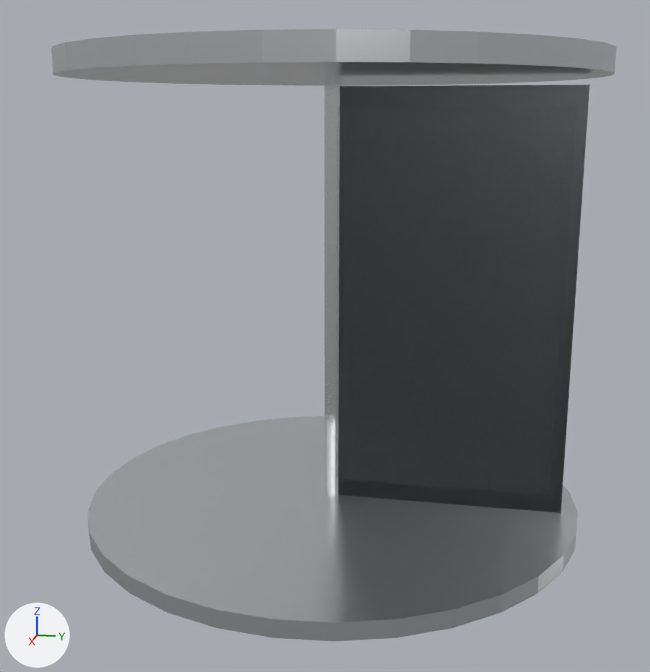
Renders of the glTF model public/models/authoring/door-revolving-2400.glb from each side of a commit.
Both versions are drawn from a 50 mm camera at (4.17, 0.8, 1.94) aimed at (0.05, -0.03, 0.91). Arrows for +X, +Y and +Z are at lower left; the lights stay in place. The first picture is the older version. Where no turn or scale is listed for an object, it has been applied to the vertices. Vertices at exactly the same position are counted once.

The first picture shows 'Axis', 'Canopy', 'Drum', 'WingD', 'WingDGlass'.
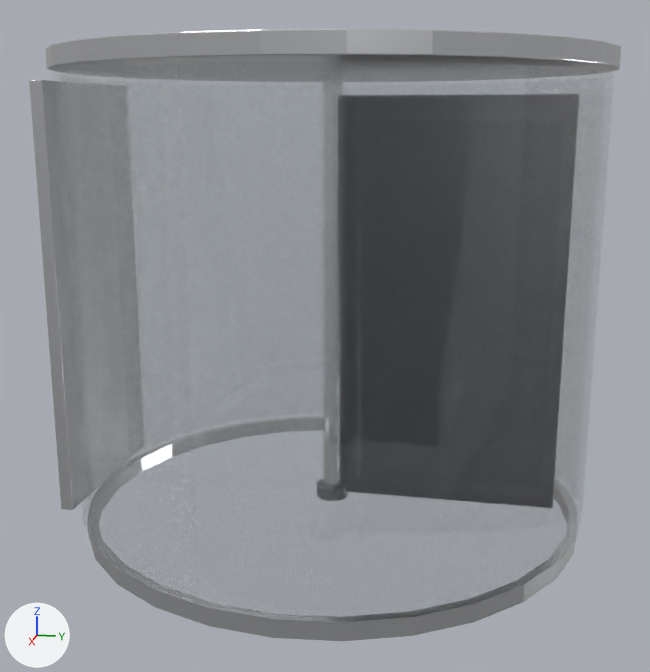
Scene script edits in JSON lines:
```json
{"block": "me_axis", "where": "# used by ob_axis; location = (0.0, 0.0, 0.0)"}
{"op": "remove", "block": "me_axis", "code": "me_axis.from_pydata(...)  # 24 vertices, 44 faces; spans x -0.04..0.04, y -0.04..0.04, z 0.08..2.12"}
{"op": "add", "block": "me_axis", "code": "me_axis.from_pydata(...)  # 28 vertices, 52 faces; spans x -0.04..0.04, y -0.05..0.05, z 0.09..2.11"}
{"block": "me_axis", "change": "me_axis part 1: the whole mesh is rebuilt"}
{"block": "me_canopy", "where": "# used by ob_canopy; location = (0.0, 0.0, 0.0)"}
{"op": "remove", "block": "me_canopy", "code": "me_canopy.from_pydata(...)  # 64 vertices, 124 faces; spans x -1.22..1.22, y -1.22..1.22, z 2.1..2.2"}
{"op": "add", "block": "me_canopy", "code": "me_canopy.from_pydata(...)  # 168 vertices, 332 faces; spans x -1.24..1.24, y -1.24..1.24, z 2.12..2.2"}
{"block": "me_canopy", "change": "me_canopy part 2: 64 vertices removed from x -1.22..1.22, y -1.22..1.22, z 2.1..2.2; 168 vertices added at x -1.24..1.24, y -1.24..1.24, z 2.12..2.2"}
{"block": "me_drum", "where": "# used by ob_drum; location = (0.0, 0.0, 0.0)"}
{"op": "remove", "block": "me_drum", "code": "me_drum.from_pydata(...)  # 64 vertices, 124 faces; spans x -1.2..1.2, y -1.2..1.2, z 0.0..0.08"}
{"op": "add", "block": "me_drum", "code": "me_drum.from_pydata(...)  # 112 vertices, 224 faces; spans x -1.2..1.2, y -1.2..1.2, z 0.0..0.08"}
{"block": "me_drum", "change": "me_drum part 3"}
{"block": "me_drum", "change": "56 vertices are removed from x -1.18..1.18, y -1.18..1.18, z 0.0..0.08"}
{"block": "me_drum", "change": "124 faces are deleted"}
{"block": "me_drum", "change": "52 vertices are added at x -1.17..1.17, y -1.17..1.17, z 0.0"}
{"block": "me_drum", "change": "52 new vertices lie (0.0, 0.0, 0.08) away from vertices in x -1.17..1.17, y -1.17..1.17, z 0.0"}
{"block": "me_drum", "change": "224 new faces join them"}
{"op": "add", "block": "me_nightdoor_001", "code": ["me_nightdoor_001 = bpy.data.meshes.new('NightDoor.001')", "me_nightdoor_001.from_pydata(...)  # 56 vertices, 108 faces; spans x -0.45..0.45, y -1.25..-1.19, z 0.08..2.08", "me_nightdoor_001.materials.append(mat_a_alum)  # light grey #dddee1"]}
{"op": "add", "block": "me_enclosure", "code": ["me_enclosure = bpy.data.meshes.new('Enclosure')", "me_enclosure.from_pydata(...)  # 96 vertices, 192 faces; spans x -1.22..1.22, y -1.22..1.22, z 0.1..2.1", "me_enclosure.materials.append(mat_a_glass)  # white #ddeaf1"]}
{"op": "add", "block": "ob_nightdoor", "code": ["ob_nightdoor = bpy.data.objects.new('NightDoor', me_nightdoor_001)", "ob_nightdoor.location = (0.0, 0.0, 0.0)"]}
{"op": "add", "block": "ob_enclosure", "code": ["ob_enclosure = bpy.data.objects.new('Enclosure', me_enclosure)", "ob_enclosure.location = (0.0, 0.0, 0.0)"]}
```

What differs and where, as boxes (x1, y1, x2, y2) in the pictures (650 x 672 px; the box of a moved part takes in the faces that stretch with it):
```json
{"object": "Enclosure", "change": "added", "after": [52, 62, 614, 620]}
{"object": "Drum", "change": "reshaped", "before": [88, 416, 578, 641], "after": [88, 533, 575, 641]}
{"object": "Canopy", "change": "reshaped", "before": [51, 29, 617, 86], "after": [45, 29, 621, 72]}
{"object": "NightDoor", "change": "added", "after": [29, 80, 82, 510]}
{"part": 1, "of": "me_axis", "change": "moved or reshaped", "before": [324, 77, 342, 496], "on screen": "not visible afterwards"}
```
